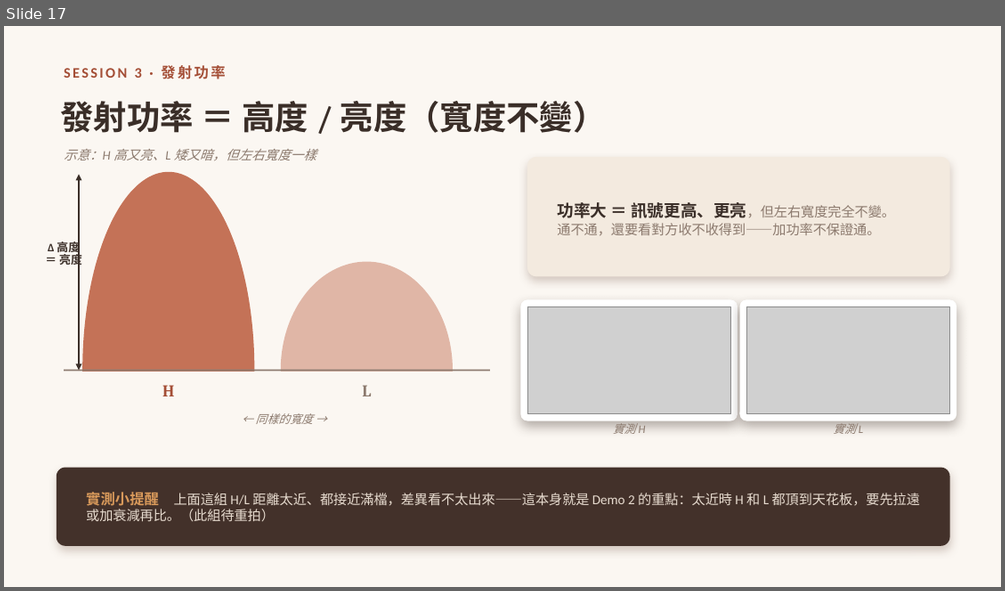
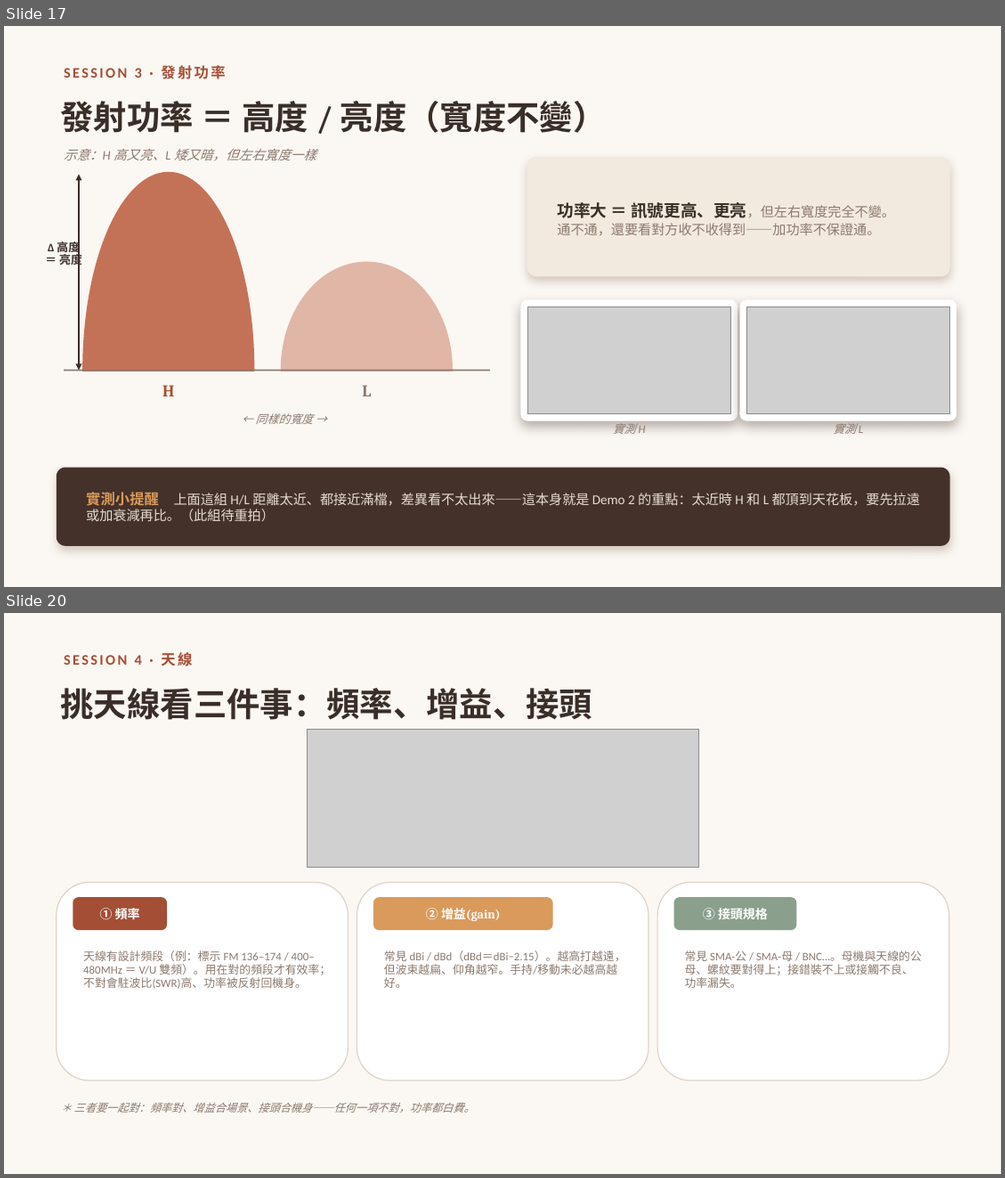
Before and after one commit to winson3QQ/Radio-Advanced, a slide deck: 投影片/進階無線電_課程投影片.pptx. Shown one above the other, each under a label of ours: slide 17 before the commit, slides 17 and 20 after it; the slides between them are not shown. The pictures are 1005x591 and 1005x1178 pixels, drawn with LibreOffice and Linux fonts; fonts in the diff are those of the drawing; grey boxes stand for pictures. Boxes give left, top, right and bottom in pixels: in the first picture for what was removed or moved away, otherwise in the second. Text is boxed around its words. In the diff, an @@ line names an element or a change of style, - is before the commit and + after.

```diff
--- a/投影片/進階無線電_課程投影片.pptx
+++ b/投影片/進階無線電_課程投影片.pptx
@@ slide 20 added at [4,613,1001,1174], background #FBF7F2 @@
@@ text added at [64,652,192,666], 14 pt, text #A44E36, bold @@
+SESSION 4 · 天線
@@ text added at [61,688,593,720], 32 pt, text #3A2E28, bold @@
+挑天線看三件事：頻率、增益、接頭
@@ picture added at [307,729,699,868] @@
@@ rounded rectangle added at [57,882,348,1080], fill #FFFFFF, outline #DDD2C6 1 pt @@
@@ rounded rectangle added at [73,897,167,930], fill #A44E36, 12 pt, text #FFFFFF, bold @@
+① 頻率
@@ rounded rectangle added at [357,882,648,1080], fill #FFFFFF, outline #DDD2C6 1 pt @@
@@ rounded rectangle added at [373,897,553,930], fill #D99A5B, 12 pt, text #FFFFFF, bold @@
+② 增益(gain)
@@ rounded rectangle added at [657,882,949,1080], fill #FFFFFF, outline #DDD2C6 1 pt @@
@@ rounded rectangle added at [674,897,797,930], fill #8AA08C, 12 pt, text #FFFFFF, bold @@
+③ 接頭規格
@@ text added at [83,950,331,989], 11 pt, text #8C7A6E @@
+天線有設計頻段（例：標示 FM 136–174 / 400–480MHz ＝ V/U 雙頻）。用在對的頻段才有效率；不對會駐波比(SWR)高、功率被反射回機身。
@@ text added at [384,950,626,988], 11 pt, text #8C7A6E @@
+常見 dBi / dBd（dBd＝dBi−2.15）。越高打越遠，但波束越扁、仰角越窄。手持/移動未必越高越好。
@@ text added at [685,950,922,988], 11 pt, text #8C7A6E @@
+常見 SMA-公 / SMA-母 / BNC…。母機與天線的公母、螺紋要對得上；接錯裝不上或接觸不良、功率漏失。
@@ text added at [74,1103,475,1112], 10.5 pt, text #8C7A6E, italic @@
+＊ 三者要一起對：頻率對、增益合場景、接頭合機身——任何一項不對，功率都白費。
```
Also in this commit, not shown: 15 slides changed, 3 other slides added, 2 other files.
